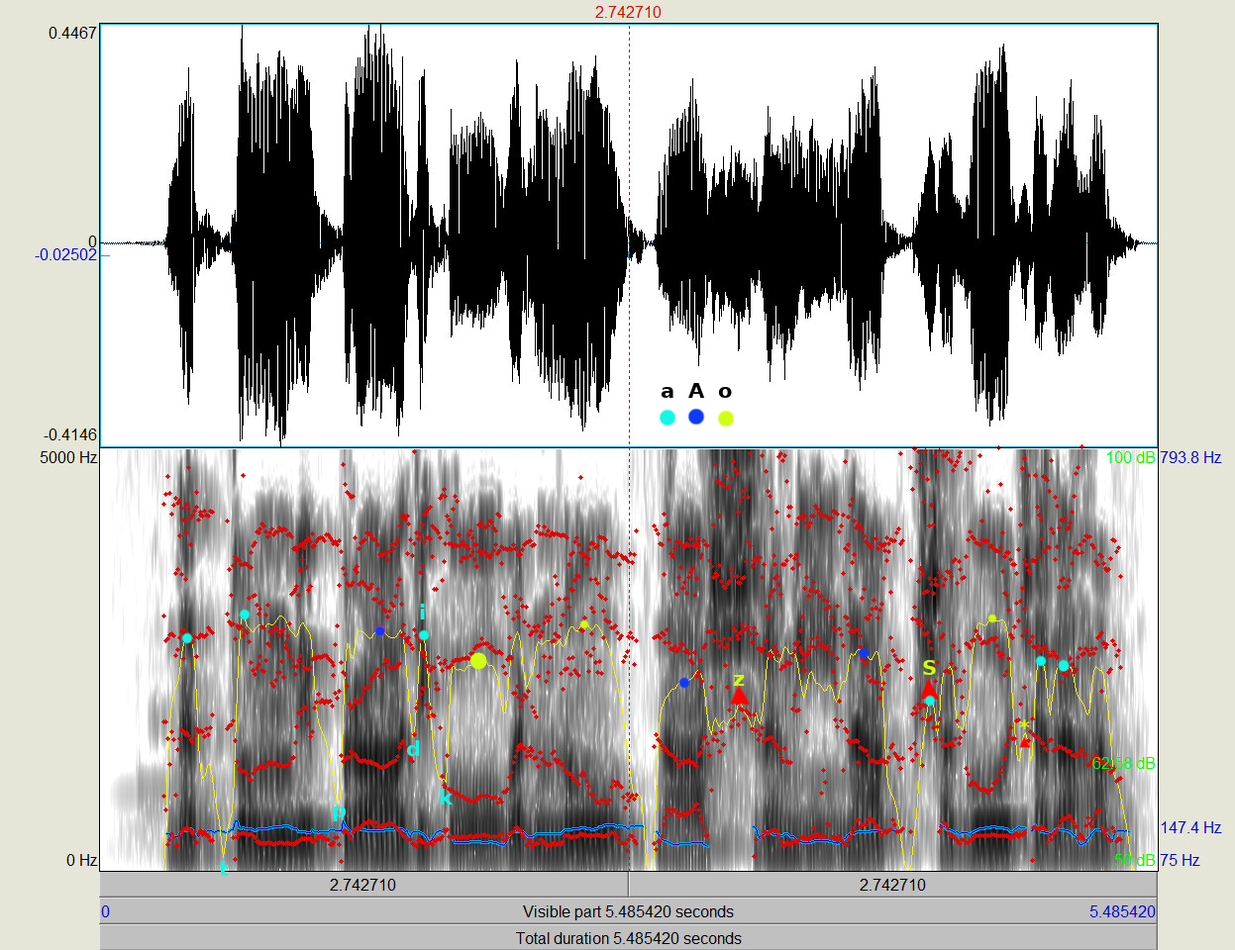
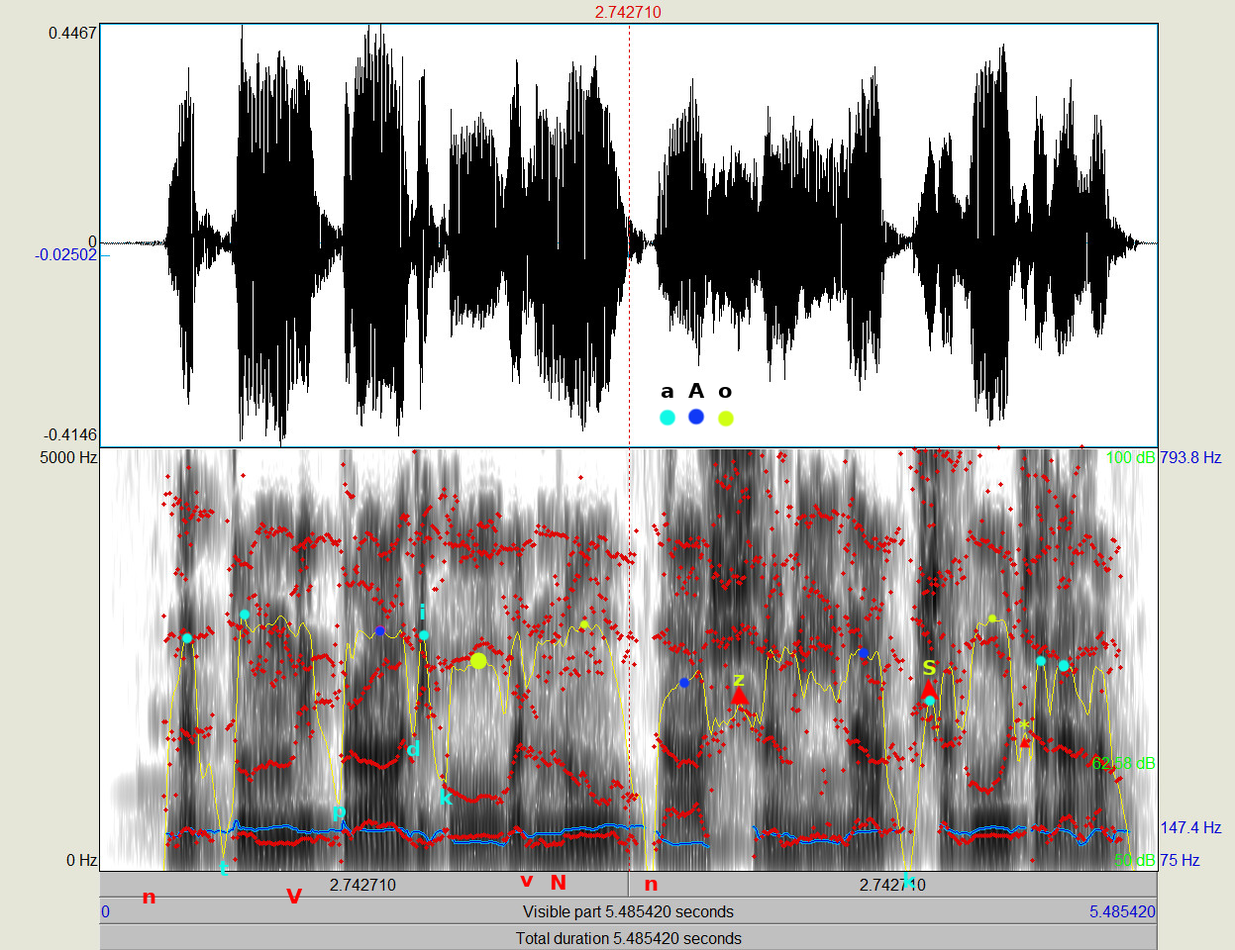
Two versions of the same layered image (1235x950). Layer-by-layer changes:
added layer "n #1" above "N" over <box>644,880,658,892</box>
added layer "N" above "v" over <box>550,875,566,891</box>
added layer "v" above "S" over <box>519,876,534,888</box>
added layer "k #1" above "k" over <box>902,872,917,889</box>
added layer "V" above "n" over <box>286,889,303,904</box>
added layer "n" above "wasp gram of natvamviprAdikovarNo.jpg" over <box>142,893,156,904</box>
